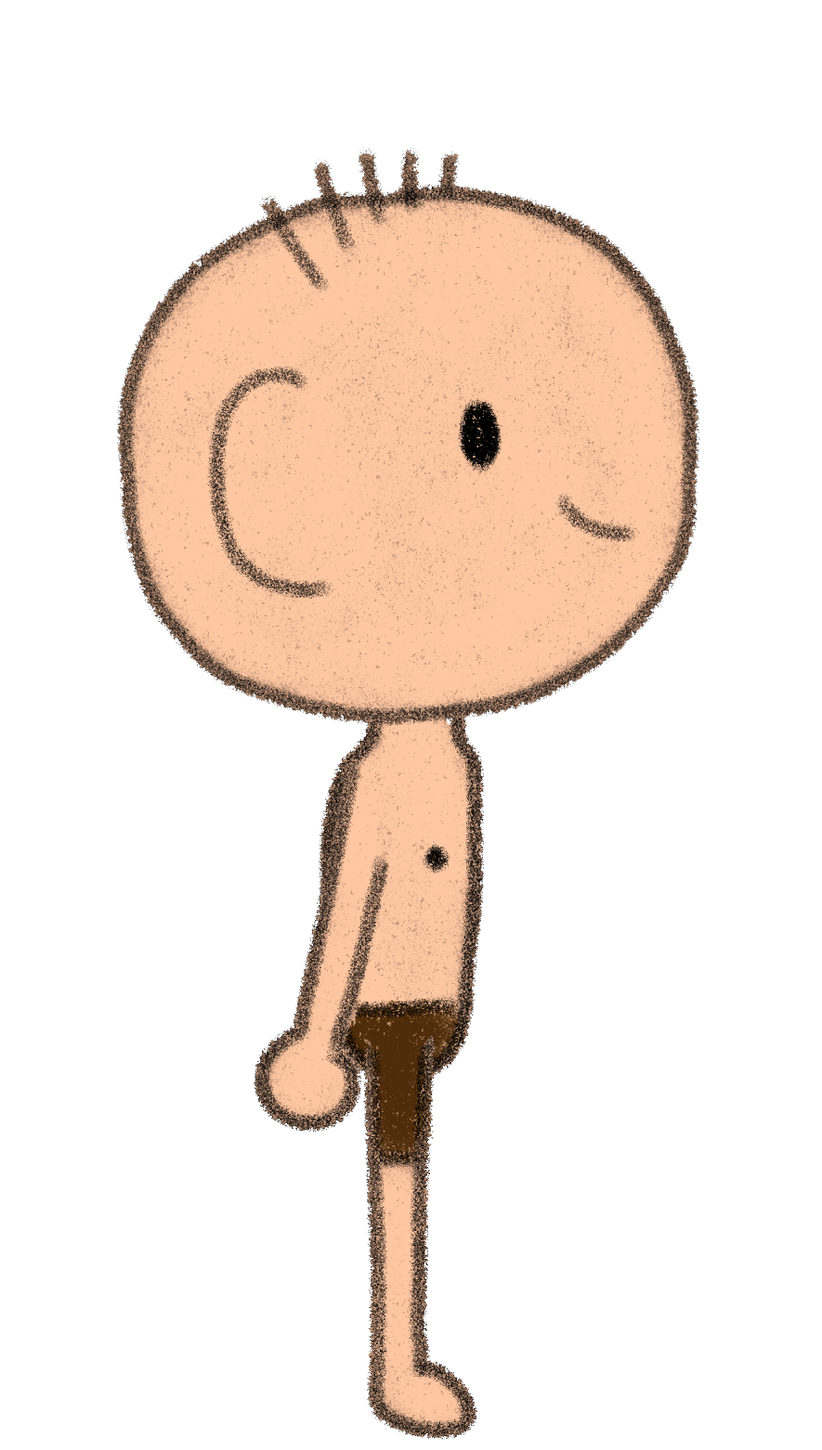
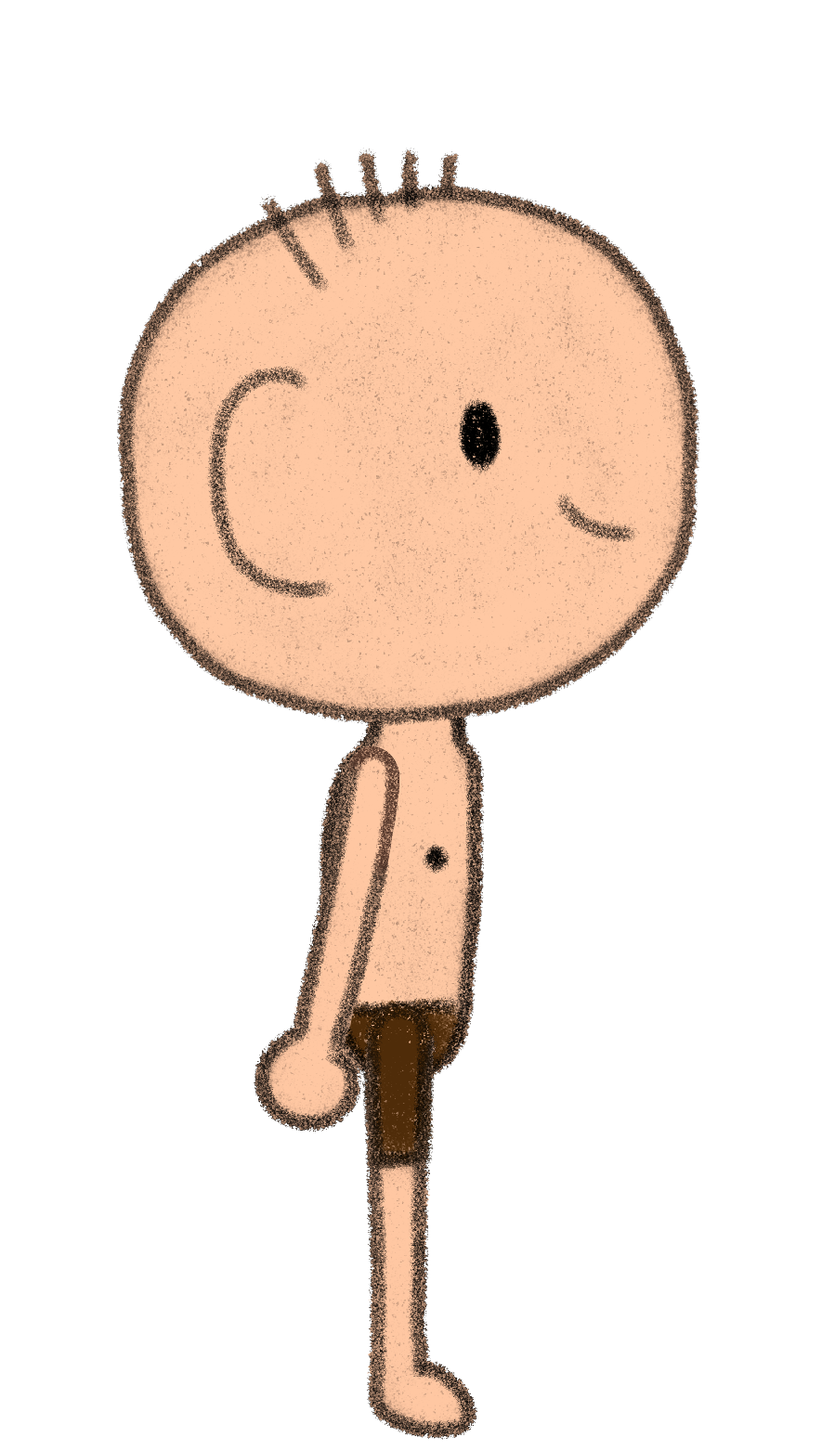
Revision of a layered 822x1450 image; what changed, layer by layer:
removed layer "1_brazo_derecho" over [346, 757, 394, 1134]
removed layer "2_pierna_derecha" over [362, 1010, 451, 1172]
removed layer "3_cuerpo" over [346, 714, 470, 1086]
removed layer "4_pierna_izq" over [362, 1010, 451, 1172]
removed layer "5_brazo_izq" over [346, 757, 395, 1134]
added layer "brazo derecho" above "pierna derecha" over [346, 746, 401, 1134]
added layer "pierna derecha" above "cuerpo" over [361, 1000, 451, 1172]
added layer "cuerpo" above "pierna izq" over [346, 714, 470, 1088]
added layer "pierna izq" above "brazo izq" over [361, 1000, 451, 1172]
added layer "brazo izq" over [346, 746, 401, 1134]
